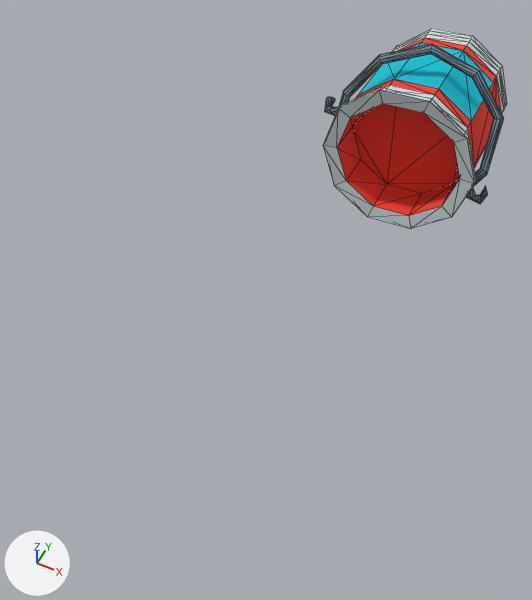
An edit to the glTF model BaseFramework 3D/Asset/Models/Props/PaintCan/SpilledPaintCan.gltf, drawn before and after from the same camera.
Before and after are seen from a 50 mm lens placed at (0.125, -0.622, 0.445), pointed at (-0.041, -0.29, 0.03). Lighting does not change. The marker at lower left points along +X, +Y and +Z. The older version comes first. Mesh edges are drawn as thin lines. Where no turn or scale is listed for an object, it has been applied to the vertices.

In view in the first picture: 'Paint Bucket'.
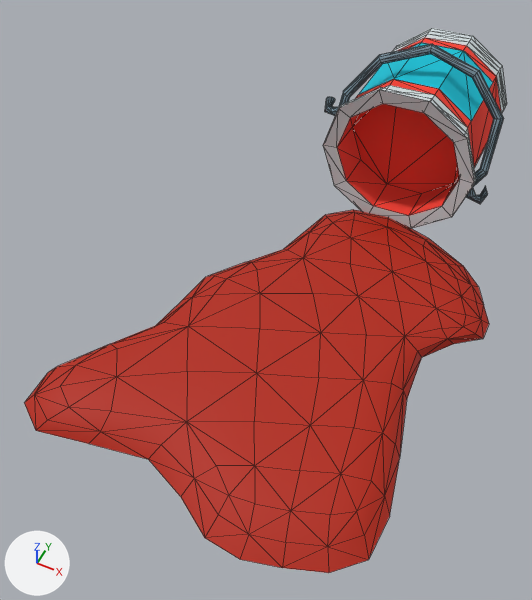
Boxes [x1, y1, x2, y2] around the edits, measured in the pictures (532 x 600 px):
'TrashContainer_Open', added (red): after [24, 210, 489, 573]

The change, as a diff of the scene's bpy script:
```diff
--- a/BaseFramework 3D/Asset/Models/Props/PaintCan/SpilledPaintCan.gltf.py
+++ b/BaseFramework 3D/Asset/Models/Props/PaintCan/SpilledPaintCan.gltf.py
@@ mat_oil_001 @@
+mat_oil_001 = principled_material('Oil.001')
+mat_oil_001.base_color = (0.461, 0.0144, 0.0)  # red #b52000
+mat_oil_001.roughness = 0.69
@@ me_cube_017 @@
+me_cube_017.from_pydata(...)  # 121 vertices, 208 faces; spans x -0.171..0.109, y -0.476..-0.138, z 0.038..0.053
+me_cube_017.materials.append(mat_oil_001)  # red #b52000
@@ ob_trashcontainer_open @@
+ob_trashcontainer_open = bpy.data.objects.new('TrashContainer_Open', me_cube_017)
+ob_trashcontainer_open.location = (0.0062, 0.0112, -0.0372)
```
